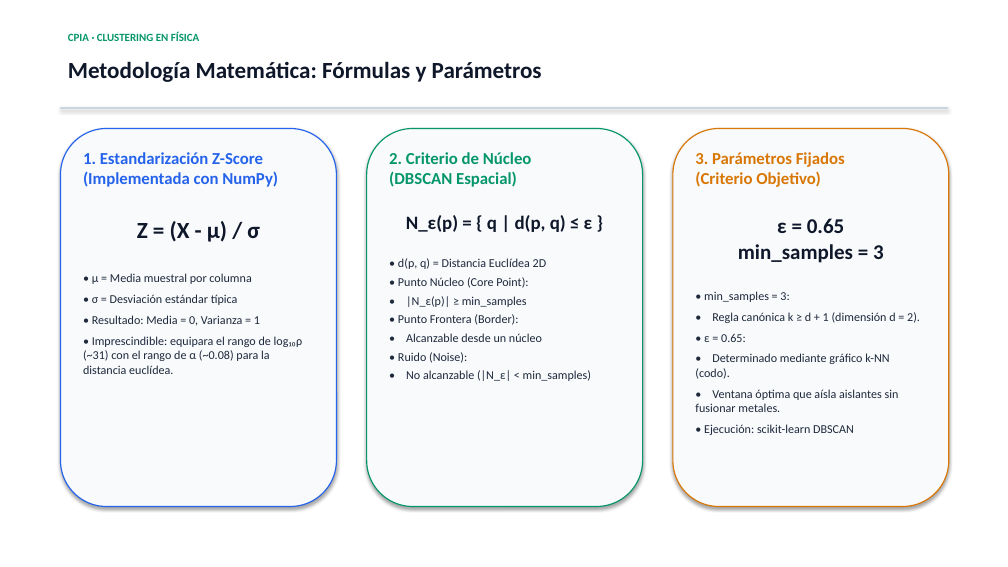
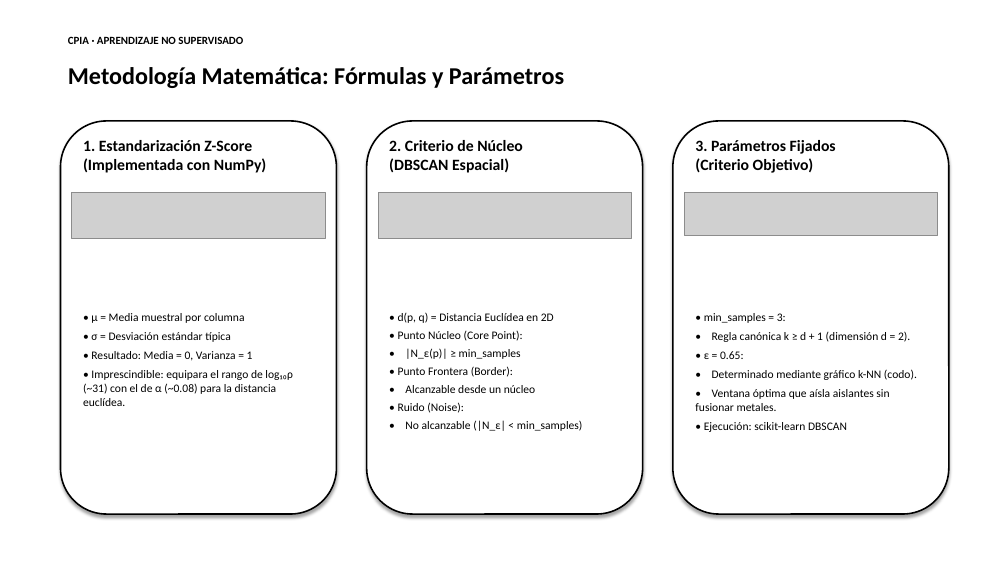
Before and after one commit to ArnauMontull/CPIA-Expo, a slide deck: slide 5 of presentacion/presentacion_materiales_uriel.pptx. Drawn at 1008x567 pixels with LibreOffice and Linux fonts; fonts in the diff are those of the drawing; grey boxes stand for pictures. Boxes give left, top, right and bottom in pixels: in the first picture for what was removed or moved away, otherwise in the second. Text is boxed around its words. In the diff, an @@ line names an element or a change of style, - is before the commit and + after.

Commit message:
style(presentacion): bordes negros, texto unificado en negro, sin rayas y formulas en LaTeX

```diff
--- a/presentacion/presentacion_materiales_uriel.pptx
+++ b/presentacion/presentacion_materiales_uriel.pptx
@@ text "Metodología Matemática: Fórmulas y Parámetros" at [68, 67, 564, 88]: size 22 to 23 pt, text colour #0F172A to #000000 @@
@@ text at [68, 36, 243, 44]: text changed; text colour #059669 to #000000 @@
-CPIA · CLUSTERING EN FÍSICA
+CPIA · APRENDIZAJE NO SUPERVISADO
@@ rectangle removed at [60, 107, 948, 109] @@
@@ rounded rectangle: place and size @@
-rounded rectangle at [60, 129, 337, 507]
+rounded rectangle at [60, 121, 337, 514]
@@ rounded rectangle at [60, 121, 337, 514]: fill #F8FAFC to #FFFFFF; outline #2563EB 1.1 pt to #000000 1.5 pt @@
@@ text added at [83, 140, 266, 173], 15 pt, text #000000, bold @@
+1. Estandarización Z-Score
+(Implementada con NumPy)
@@ rounded rectangle: place and size @@
-rounded rectangle at [367, 129, 643, 507]
+rounded rectangle at [367, 121, 643, 514]
@@ rounded rectangle at [367, 121, 643, 514]: fill #F8FAFC to #FFFFFF; outline #059669 1.1 pt to #000000 1.5 pt @@
@@ text added at [389, 140, 523, 173], 15 pt, text #000000, bold @@
+2. Criterio de Núcleo
+(DBSCAN Espacial)
@@ rounded rectangle: place and size @@
-rounded rectangle at [673, 129, 949, 507]
+rounded rectangle at [673, 121, 949, 514]
@@ rounded rectangle at [673, 121, 949, 514]: fill #F8FAFC to #FFFFFF; outline #D97706 1.1 pt to #000000 1.5 pt @@
@@ text added at [695, 140, 836, 173], 15 pt, text #000000, bold @@
+3. Parámetros Fijados
+(Criterio Objetivo)
@@ text at [83, 152, 278, 242]: paragraphs removed @@
-1. Estandarización Z-Score
-(Implementada con NumPy)
-Z = (X - μ) / σ
@@ text at [695, 152, 884, 263]: paragraphs removed @@
-3. Parámetros Fijados
-(Criterio Objetivo)
-ε = 0.65
-min_samples = 3
@@ picture added at [72, 193, 325, 239] @@
@@ picture added at [378, 193, 631, 239] @@
@@ picture added at [684, 193, 938, 236] @@
@@ text "• μ = Media muestral ...": place and size @@
-text "• μ = Media muestral ..." at [83, 152, 303, 374]
+text "• μ = Media muestral ..." at [83, 313, 292, 406]
@@ text at [91, 313, 253, 361]: size 11.5 to 11 pt, text colour #1E293B to #000000 in "• μ = Media muestral por columna", "• σ = Desviación estándar típica", "• Resultado: Media = 0, Varianza = ..."; less space between paragraphs @@
@@ text "• d(p, q) = Distancia ...": place and size @@
-text "• d(p, q) = Distancia ..." at [389, 152, 593, 381]
+text "• d(p, q) = Distancia ..." at [398, 312, 583, 431]
@@ text at [398, 312, 554, 323]: text changed; size 16 to 11 pt; text colour #059669 to #000000; bold off @@
-2. Criterio de Núcleo
-(DBSCAN Espacial)
-N_ε(p) = { q | d(p, q) ≤ ε }
-• d(p, q) = Distancia Euclídea 2D
+• d(p, q) = Distancia Euclídea en 2D
@@ text "• min_samples = 3:": place and size @@
-text "• min_samples = 3:" at [695, 152, 920, 435]
+text "• min_samples = 3:" at [695, 313, 917, 432]
@@ text "• min_samples = 3:" at [695, 313, 917, 432]: size 11.5 to 11 pt, text colour #1E293B to #000000; less space between paragraphs @@
@@ text at [398, 331, 583, 431]: size 11.5 to 11 pt, text colour #1E293B to #000000 in "• Punto Núcleo (Core Point):", "• |N_ε(p)| ≥ min_samples", "• Punto Frontera (Border):", "• Alcanzable desde un núcleo" and 2 more places @@
@@ text at [83, 370, 292, 406]: text changed; size 11.5 to 11 pt; text colour #1E293B to #000000 @@
-• Imprescindible: equipara el rango de log₁₀ρ (~31) con el rango de α (~0.08) para la distancia euclídea.
+• Imprescindible: equipara el rango de log₁₀ρ (~31) con el de α (~0.08) para la distancia euclídea.
```
Also in this commit, not shown: 7 other slides changed, 10 other files.
